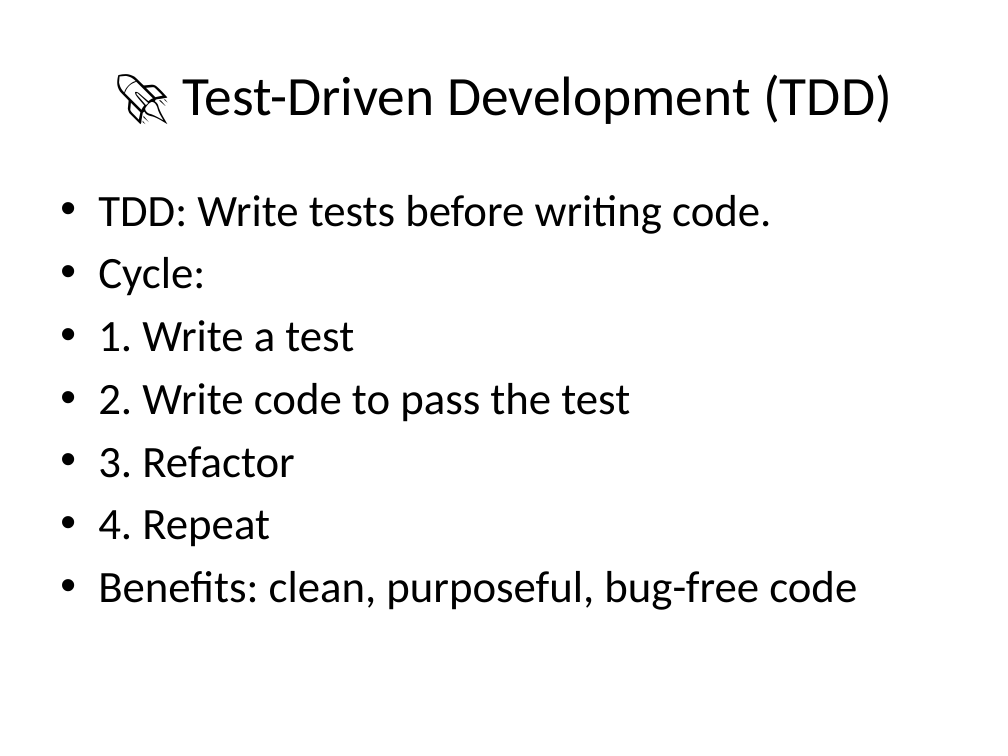
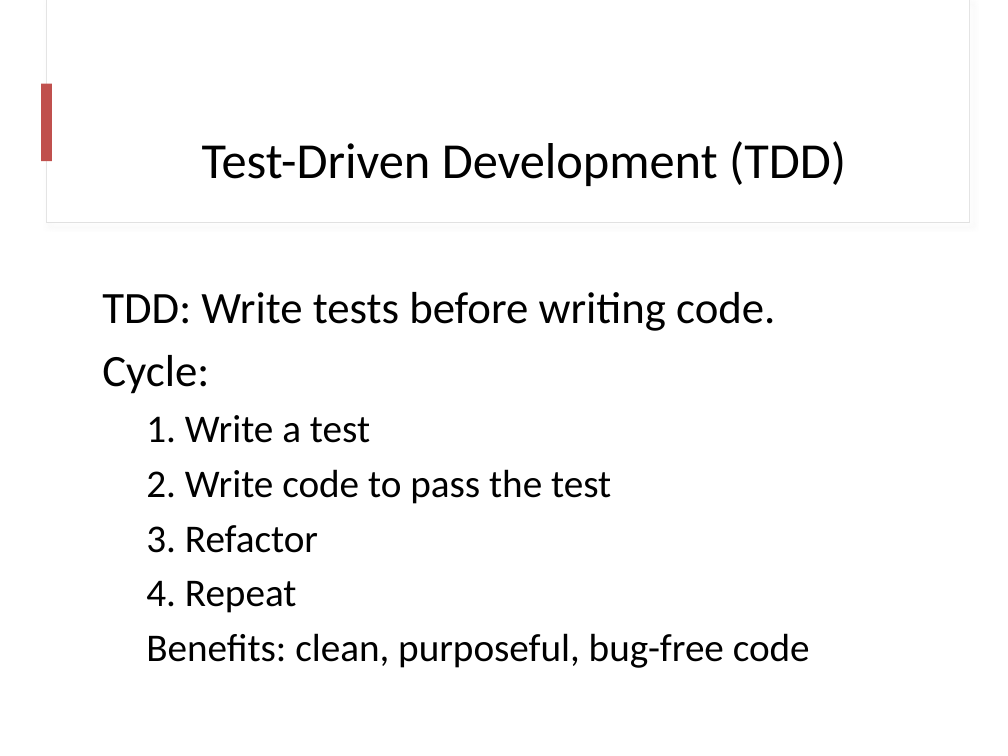
Before and after one commit to psuuc-jbgarcia/Object-Oriented-Programming-Lesson, a slide deck: slide 10 of OOP/Final/Lecture/Week_13_Unit_Testing_PHPUnit.pptx. Drawn at 1008x756 pixels with LibreOffice and Linux fonts; fonts in the diff are those of the drawing. Boxes give left, top, right and bottom in pixels: in the first picture for what was removed or moved away, otherwise in the second. Text is boxed around its words. In the diff, an @@ line names an element or a change of style, - is before the commit and + after.

```diff
--- a/OOP/Final/Lecture/Week_13_Unit_Testing_PHPUnit.pptx
+++ b/OOP/Final/Lecture/Week_13_Unit_Testing_PHPUnit.pptx
@@ rectangle added at [46, 0, 970, 223], fill #FFFFFF, outline #E1E1E1 0.75 pt @@
@@ rectangle added at [47, 0, 970, 222], fill #FFFFFF @@
@@ rectangle added at [41, 84, 51, 161], fill #C0504D @@
@@ title at [202, 141, 846, 186]: text changed; size 39.6 to 36 pt @@
-🚀 Test-Driven Development (TDD)
+Test-Driven Development (TDD)
@@ text "TDD: Write tests before writing ...": place and size @@
-text "TDD: Write tests before writing ..." at [98, 195, 857, 610]
+text "TDD: Write tests before writing ..." at [102, 292, 810, 668]
@@ text "TDD: Write tests before writing ..." at [102, 292, 810, 668]: size 32 to 28 pt in "1. Write a test", "2. Write code to pass the test", "3. Refactor", "4. Repeat" and 1 more places; bullet • to none; list level 1 to 2 in "1. Write a test"; list level 1 to 2 in "2. Write code to pass ..."; list level 1 to 2 in "3. Refactor"; list level 1 to 2 in "4. Repeat"; list level 1 to 2 in "Benefits: clean, purposeful, bug-free code" @@
```
Also in this commit, not shown: 2 other slides changed, 3 slides added, 1 slide removed, 1 other file.
